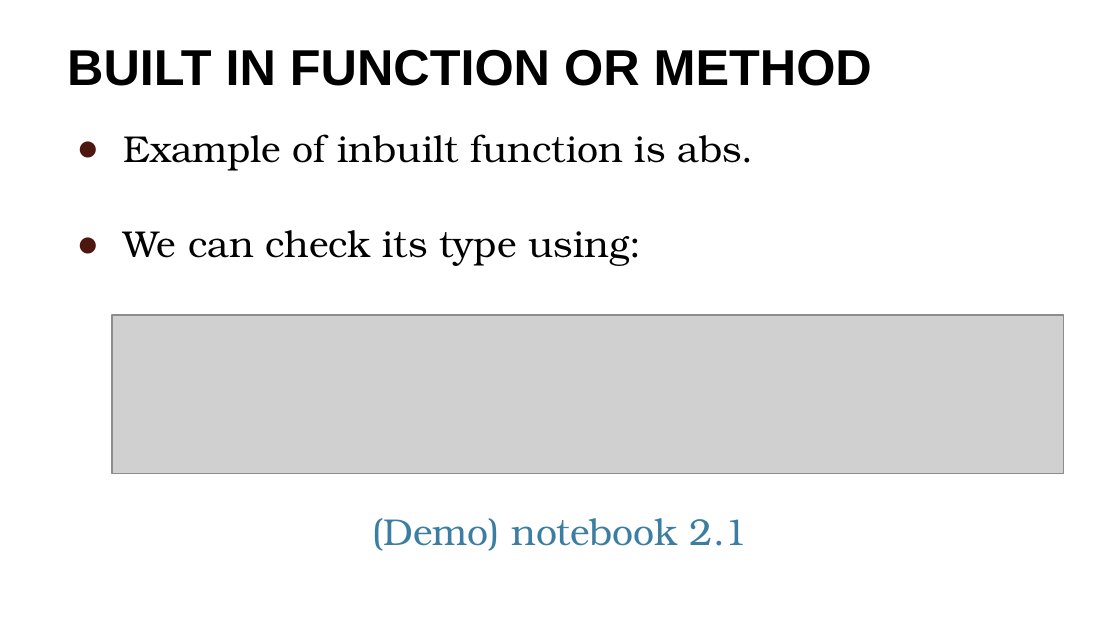
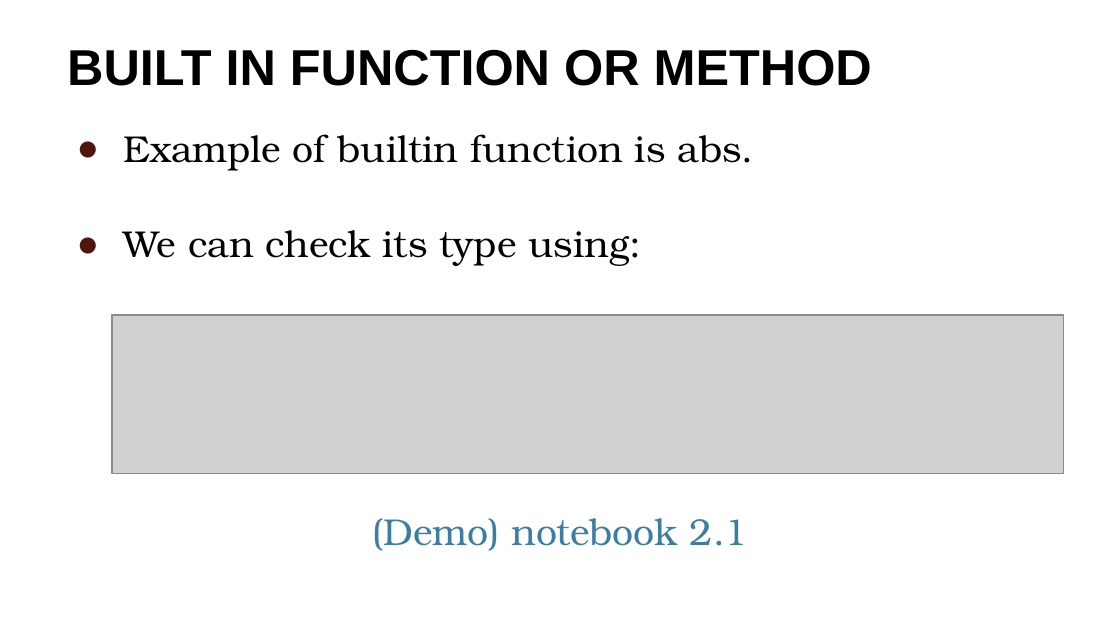
Before and after one commit to blprickett/current-Ling190D, a slide deck: slide 3 of module2/2-slides.pptx. Drawn at 1120x630 pixels with LibreOffice and Linux fonts; fonts in the diff are those of the drawing; grey boxes stand for pictures; background and template pictures are left out. Boxes give left, top, right and bottom in pixels: in the first picture for what was removed or moved away, otherwise in the second. Text is boxed around its words. In the diff, an @@ line names an element or a change of style, - is before the commit and + after.

```diff
--- a/module2/2-slides.pptx
+++ b/module2/2-slides.pptx
@@ text at [123, 134, 753, 171]: text changed @@
-● Example of inbuilt function is abs.
+● Example of builtin function is abs.
```
Also in this commit, not shown: 9 other slides changed.
